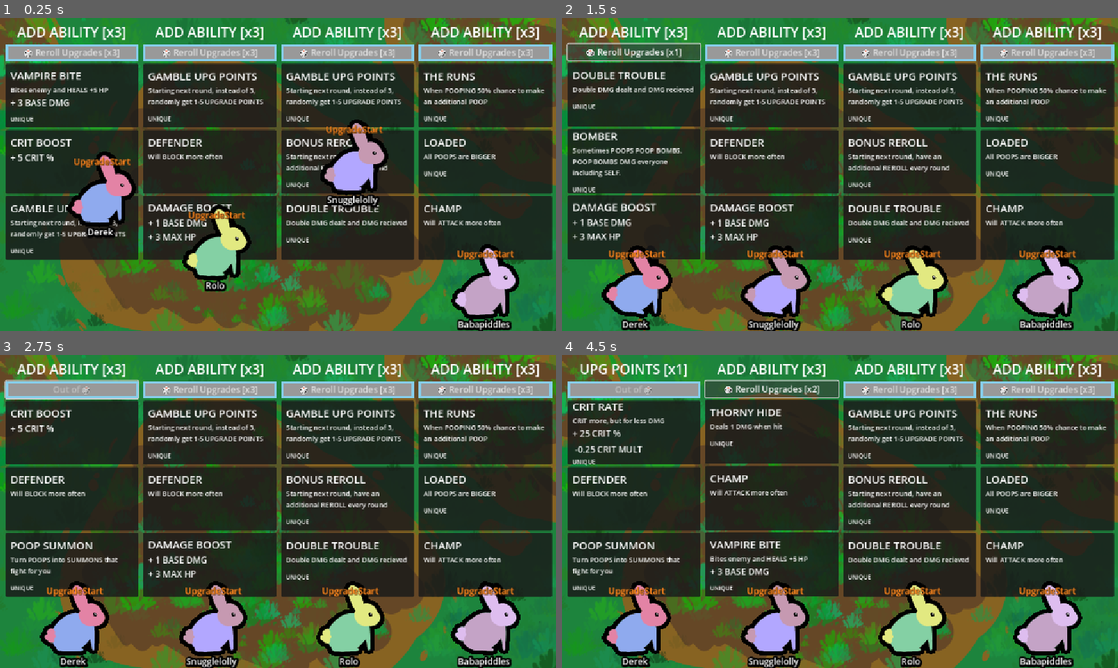
Above: before the commit, frames 1-4 (two rows, left to right).
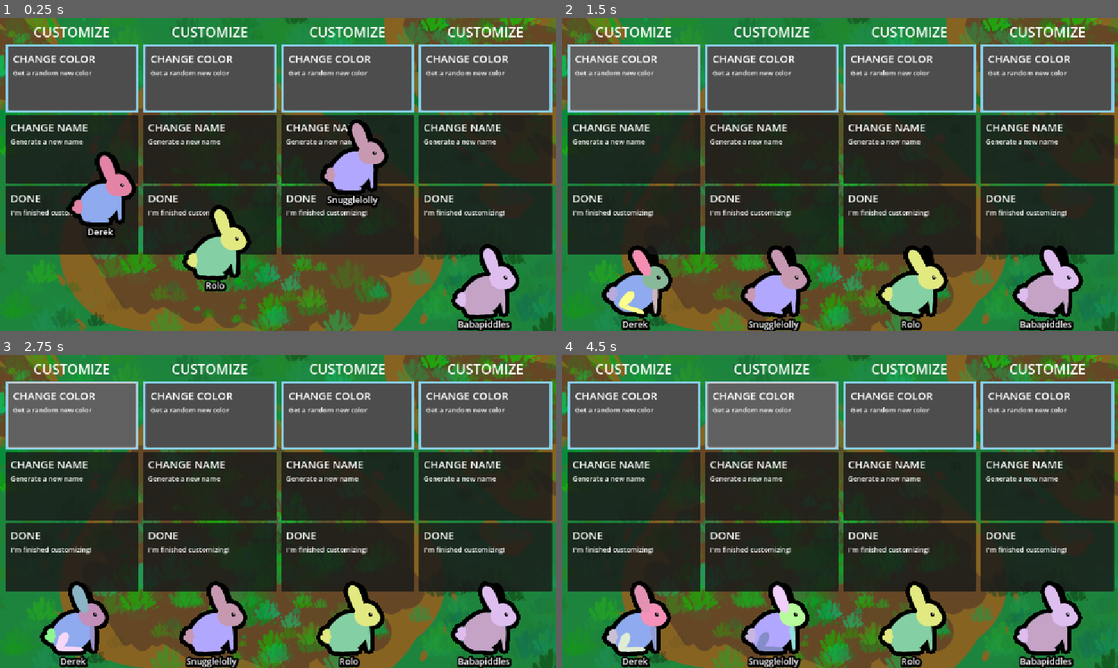
Above: after the commit, the same moments.

Repository: Galitie/tm2
Game: Godot game, scene res://test_scene.tscn
The game is run twice, just before and just after one commit, with the same random seed, the same clock (stepped at 60 frames per second) and the same inputs. Sound files missing from this copy of the repository are replaced by a short silence.
Inputs (mouse positions are in pixels of both pictures, inside the frame that each line leads up to):
- Up to frame 1 (0.25 s): no input
- Up to frame 2 (1.5 s): click (634, 52) at 0.5 s, where only the run before the commit has a clickable "🎲 Reroll Upgrades [x3]"; click (634, 52) at 1.25 s, where only the run before the commit has a clickable "🎲 Reroll Upgrades [x2]"
- Up to frame 3 (2.75 s): click (72, 389) at 2 s, where only the run before the commit has a clickable "🎲 Reroll Upgrades [x1]"
- Up to frame 4 (4.5 s): click (634, 433) at 2.77 s; click (634, 433) at 3.52 s; click (773, 389) at 4.25 s, where only the run before the commit has a clickable "🎲 Reroll Upgrades [x3]"

The runs differ from the first frame. In frame 1, 31% of the frame differs, in the area x 1-100%, y 2-78%; in frame 2, 33%; in frame 3, 33%; in frame 4, 33%, in the area x 1-100%, y 2-95%.

Commit message:
Made customizing screen ready up more apparent

Diff:
--- a/UI/player_customize_panel.gd
+++ b/UI/player_customize_panel.gd
@@ -22,6 +22,8 @@
 	var button = button_array[current_user_position_in_button_array]
 	if disabled:
 		if Controller.IsButtonJustPressed(player.controller_port, JOY_BUTTON_B):
+			new_stylebox_normal.border_color = Color.SKY_BLUE
+			new_stylebox_normal.bg_color = Color.WEB_GRAY
 			not_finished_customizing.emit(player)
 			done_text.text = "DONE"
 			done_description.text = "I'm finished customizing!!"
@@ -63,6 +65,7 @@
 	new_stylebox_normal.border_color = Color.SKY_BLUE
 
 
+
 func _on_button_pressed(button_index):
 	match button_index:
 		0:
@@ -70,6 +73,9 @@
 		1:
 			player.monster.generate_random_name()
 		2:
+			disabled = true
+			new_stylebox_normal.border_color = Color.GREEN
+			new_stylebox_normal.bg_color = Color.GREEN
 			finished_customizing.emit(player)
 			done_text.text = "Please Wait..."
 			done_description.text = "Press 'B' to go back to customizing"
--- a/test_scene.tscn
+++ b/test_scene.tscn
@@ -26,8 +26,8 @@
 
 [node name="Game" type="Node2D"]
 script = ExtResource("1_fnpeg")
+debug_mode = false
 override_sudden_death_time = 60.0
-disable_customizer = true
 
 [node name="Background" type="Sprite2D" parent="."]
 z_index = -99
